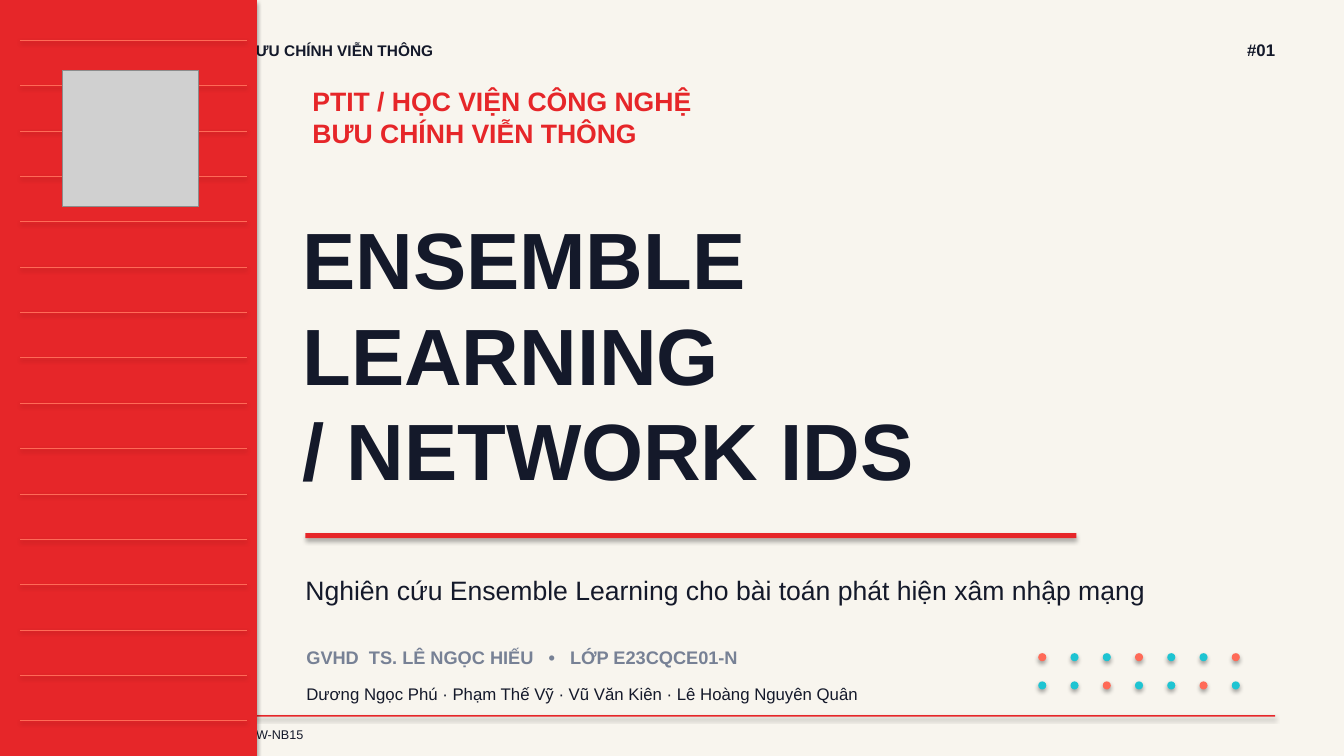
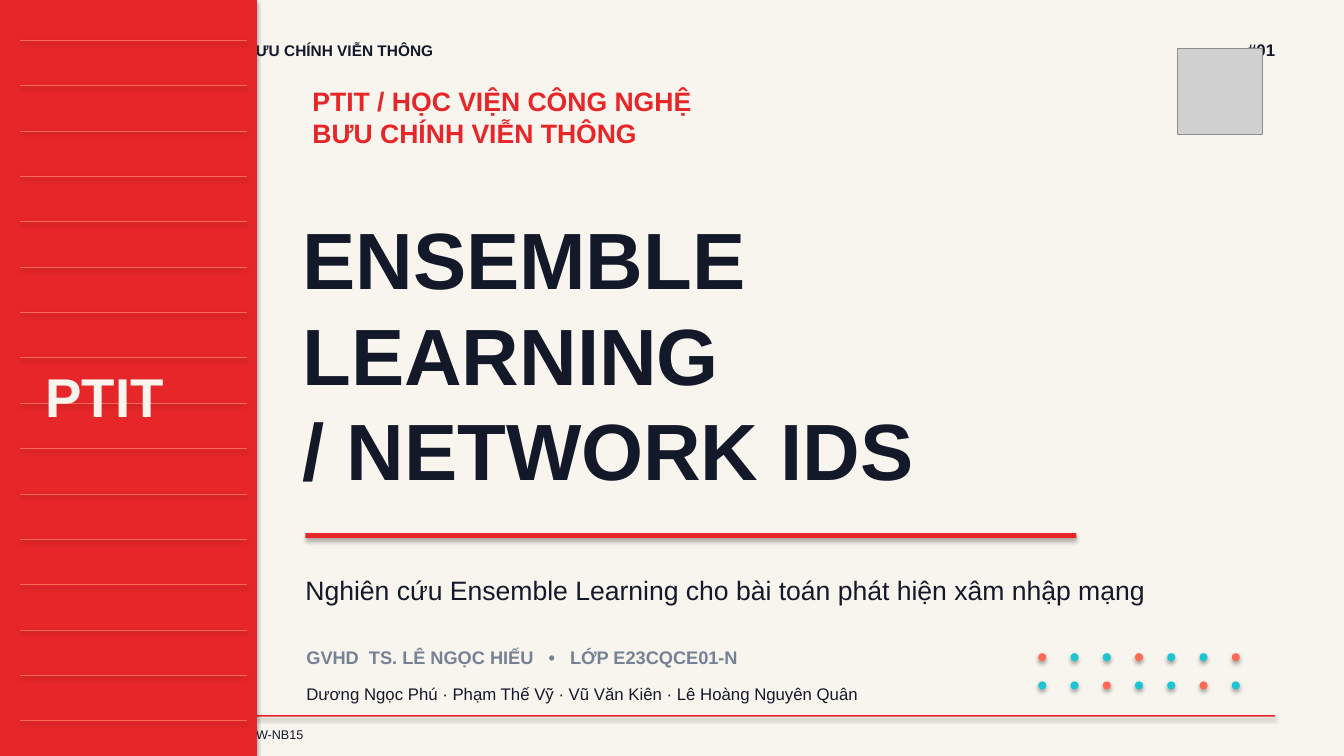
Before and after one commit to nphu0811/EnsembleLearning, a slide deck: slide 1 of presentation/nckh_defense/script_first_v3/final_10_slide_v1/NCKH_Ensemble_IDS_10_Slides_Final.pptx. Drawn at 1344x756 pixels with LibreOffice and Linux fonts; fonts in the diff are those of the drawing; grey boxes stand for pictures. Boxes give left, top, right and bottom in pixels: in the first picture for what was removed or moved away, otherwise in the second. Text is boxed around its words. In the diff, an @@ line names an element or a change of style, - is before the commit and + after.

```diff
--- a/presentation/nckh_defense/script_first_v3/final_10_slide_v1/NCKH_Ensemble_IDS_10_Slides_Final.pptx
+++ b/presentation/nckh_defense/script_first_v3/final_10_slide_v1/NCKH_Ensemble_IDS_10_Slides_Final.pptx
@@ picture: place and size @@
-picture at bbox=[63, 71, 199, 207]
+picture at bbox=[1178, 48, 1263, 134]
@@ text added at bbox=[45, 379, 163, 417], 39 pt, text #F8F5EE, bold @@
+PTIT
```
Also in this commit, not shown: 1 other slide changed, 3 other files.
